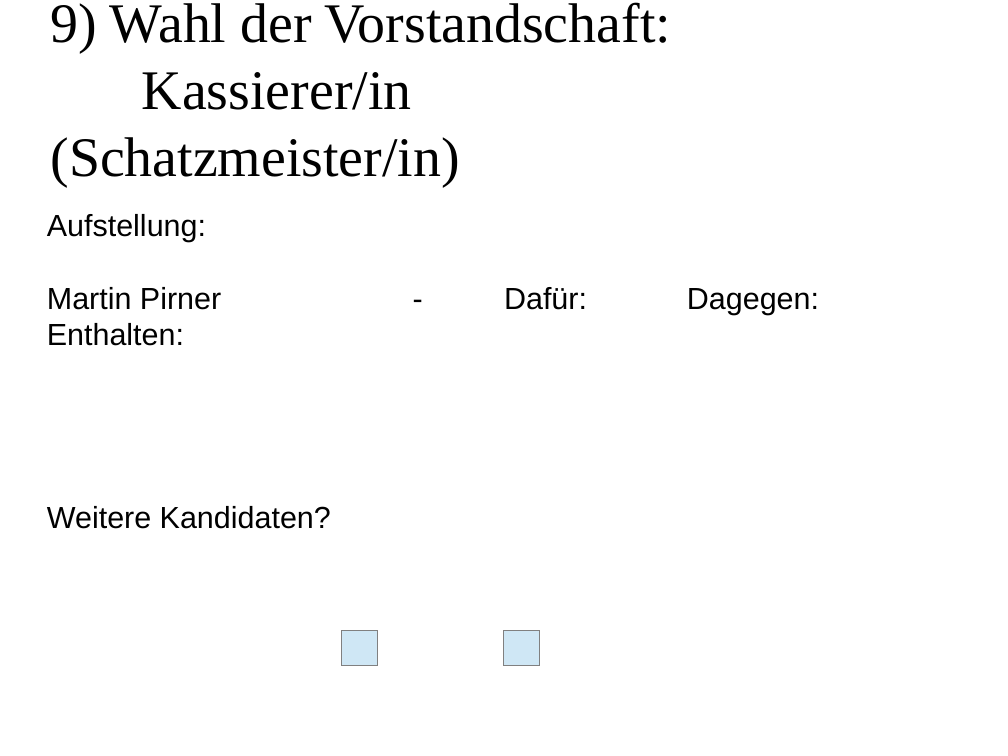
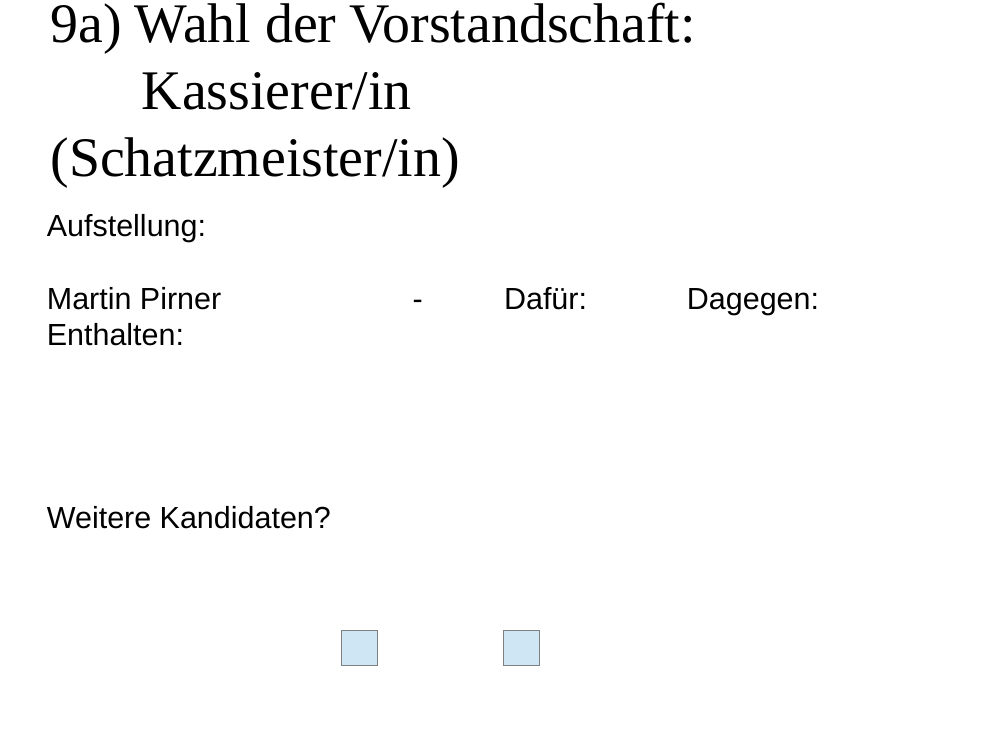
Before and after one commit to sky4walk/Brauverein-Schwabach, a slide deck: slide 10 of Protokolle/Folien-Jahreshauptversammlung-08.04.2025.odp. Drawn at 1008x756 pixels with LibreOffice and Linux fonts; fonts in the diff are those of the drawing; background and template pictures are left out. Boxes give left, top, right and bottom in pixels: in the first picture for what was removed or moved away, otherwise in the second. Text is boxed around its words. In the diff, an @@ line names an element or a change of style, - is before the commit and + after.

```diff
--- a/Protokolle/Folien-Jahreshauptversammlung-08.04.2025.odp
+++ b/Protokolle/Folien-Jahreshauptversammlung-08.04.2025.odp
@@ title at (50,2,695,187): text changed @@
-9) Wahl der Vorstandschaft:
-Kassierer/in (Schatzmeister/in)
+9a) Wahl der Vorstandschaft:
+Kassierer/in (Schatzmeister/in)
```
Also in this commit, not shown: 4 other slides changed, 1 slide added, 2 other files.
